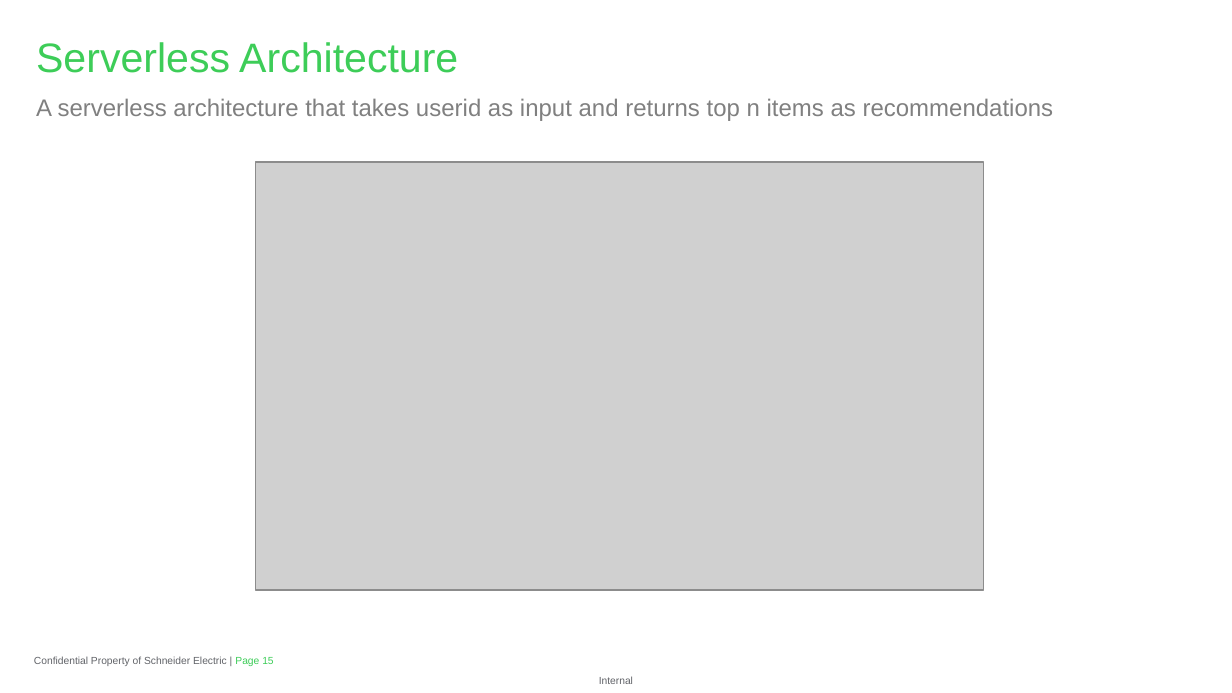
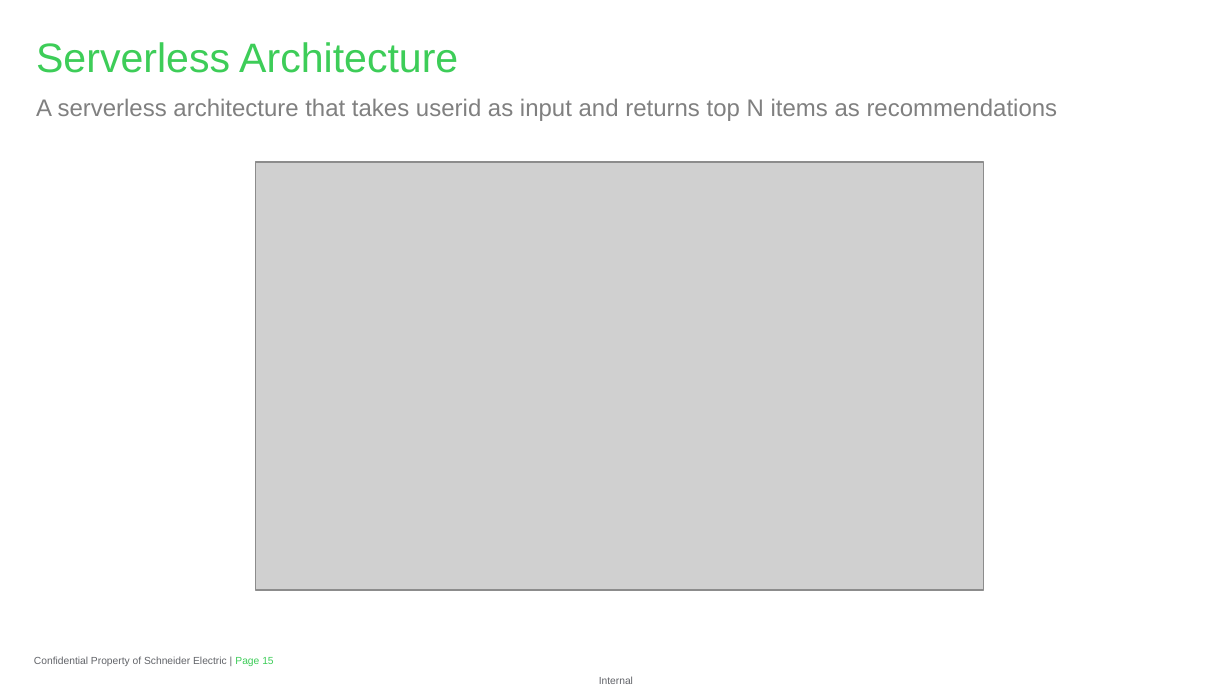
Before and after one commit to ghoshark/Recommender-API-AWS-Personalize, a slide deck: slide 15 of Recommender API with Amazon Personalize.pptx. Drawn at 1232x693 pixels with LibreOffice and Linux fonts; fonts in the diff are those of the drawing; grey boxes stand for pictures; background and template pictures are left out. Boxes give left, top, right and bottom in pixels: in the first picture for what was removed or moved away, otherwise in the second. Text is boxed around its words. In the diff, an @@ line names an element or a change of style, - is before the commit and + after.

```diff
--- a/Recommender API with Amazon Personalize.pptx
+++ b/Recommender API with Amazon Personalize.pptx
@@ text at [36, 98, 1058, 121]: text changed @@
-A serverless architecture that takes userid as input and returns top n items as recommendations
+A serverless architecture that takes userid as input and returns top N items as recommendations
```
Also in this commit, not shown: 4 other slides changed, 2 other files.
